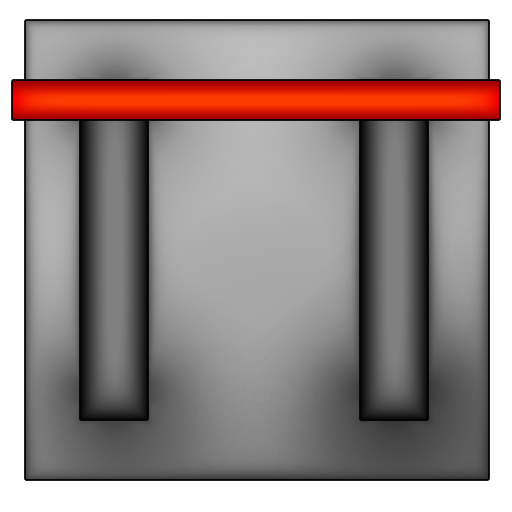
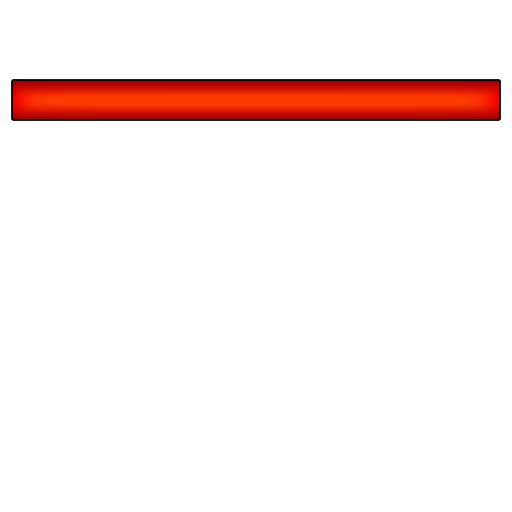
The second 512 × 512 image is a revision of the first. Changes to its layers:
hid "Frame" over [24, 19, 490, 481]
hid "FrameColor" over [24, 19, 490, 481]
